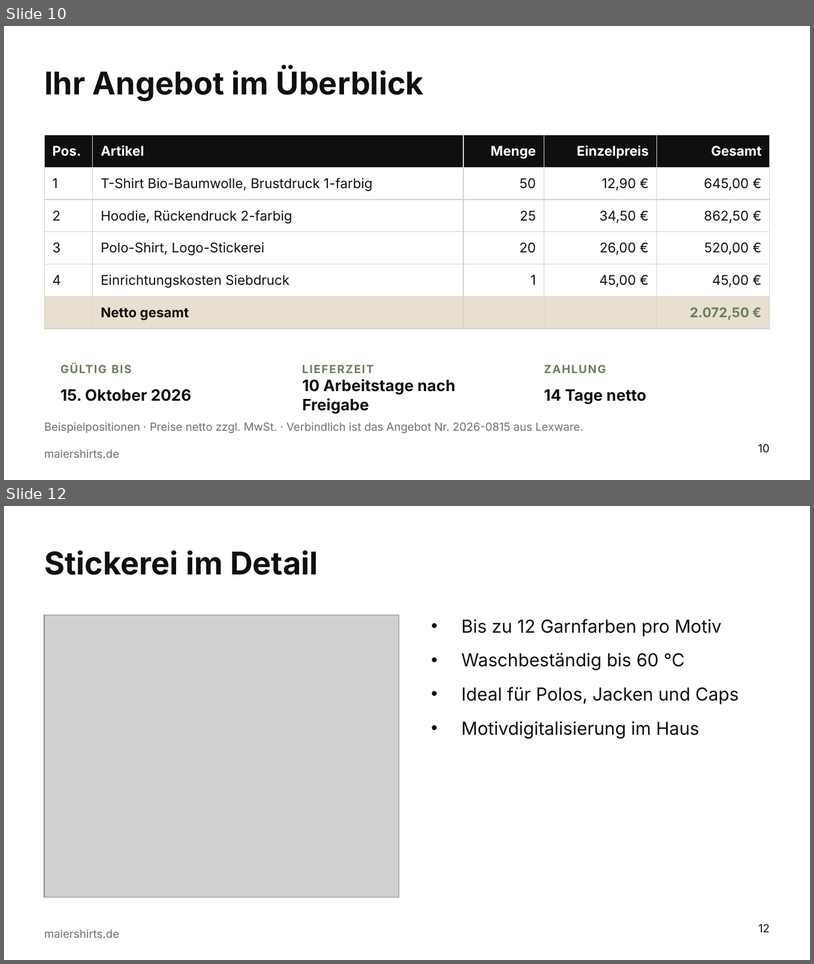
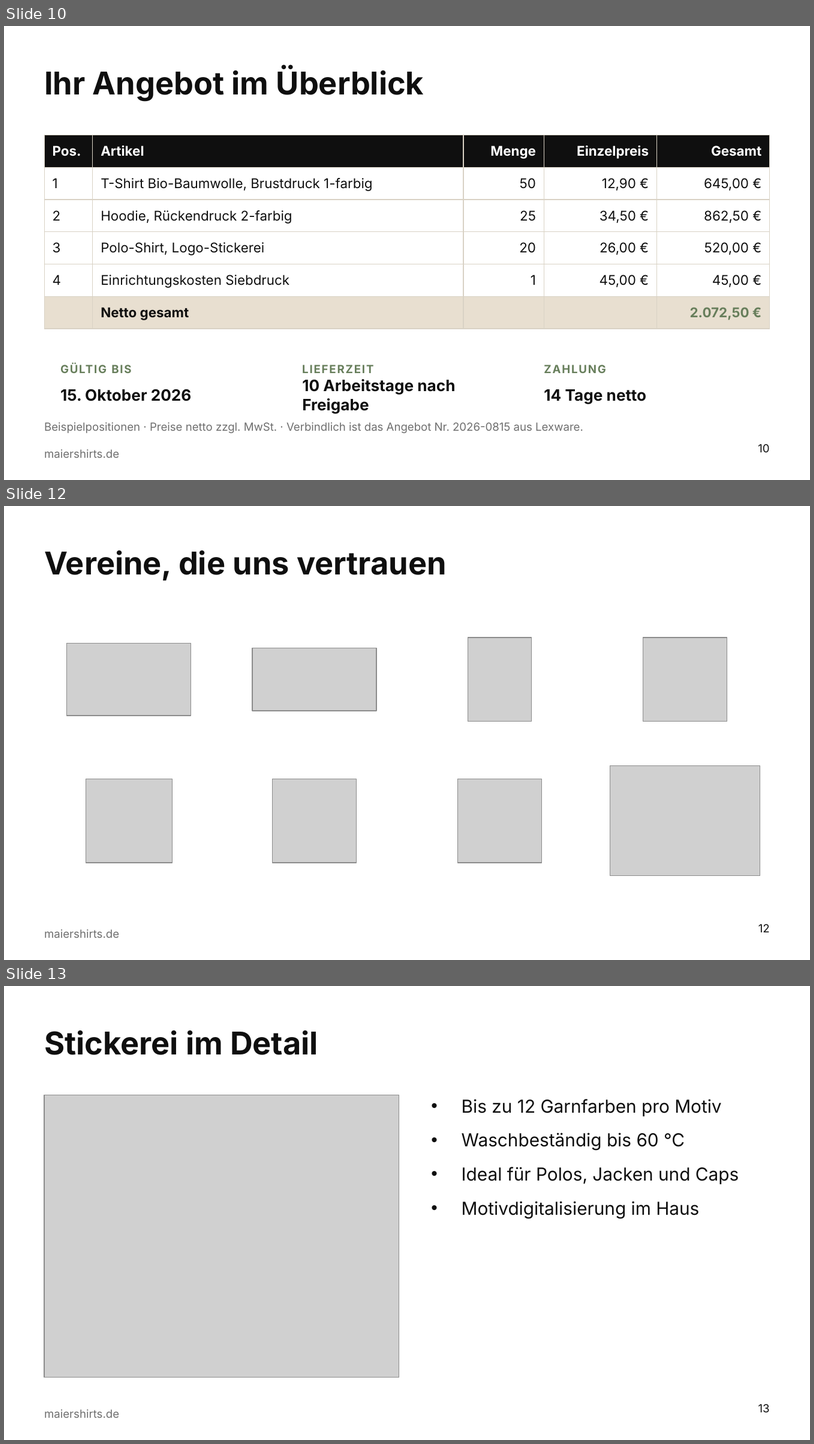
Before and after one commit to sm6161-eng/lexware-angebot-tool, a slide deck: presentation/dist/Maiershirts_Master.potx. Shown one above the other, each under a label of ours: slides 10 and 12 before the commit, slides 10, 12 and 13 after it; the slides between them are not shown. The pictures are 814x964 and 814x1444 pixels, drawn with LibreOffice and Linux fonts; fonts in the diff are those of the drawing; grey boxes stand for pictures; background and template pictures are left out. Boxes give left, top, right and bottom in pixels: in the first picture for what was removed or moved away, otherwise in the second. Text is boxed around its words. In the diff, an @@ line names an element or a change of style, - is before the commit and + after.

```diff
--- a/presentation/dist/Maiershirts_Master.potx
+++ b/presentation/dist/Maiershirts_Master.potx
@@ slide 12 added at box(4, 506, 810, 960), background picture (left out); not listed: 1 template element that a slide beside it also shows @@
@@ title added at box(44, 550, 447, 580), 28 pt, text #0F0F0F, bold @@
+Vereine, die uns vertrauen
@@ picture added at box(67, 643, 191, 715) @@
@@ picture added at box(252, 648, 377, 711) @@
@@ picture added at box(468, 637, 531, 721) @@
@@ picture added at box(644, 637, 728, 721) @@
@@ picture added at box(611, 766, 761, 876) @@
@@ picture added at box(86, 778, 172, 862) @@
@@ picture added at box(273, 778, 356, 862) @@
@@ picture added at box(458, 778, 542, 862) @@
@@ page number added at box(759, 924, 770, 932), 10 pt, text #0F0F0F @@
+12
@@ what was slide 12 is now slide 13 @@
@@ page number at box(759, 1404, 770, 1412): text changed @@
-12
+13
```
Also in this commit, not shown: 2 slides changed, 19 other files.
